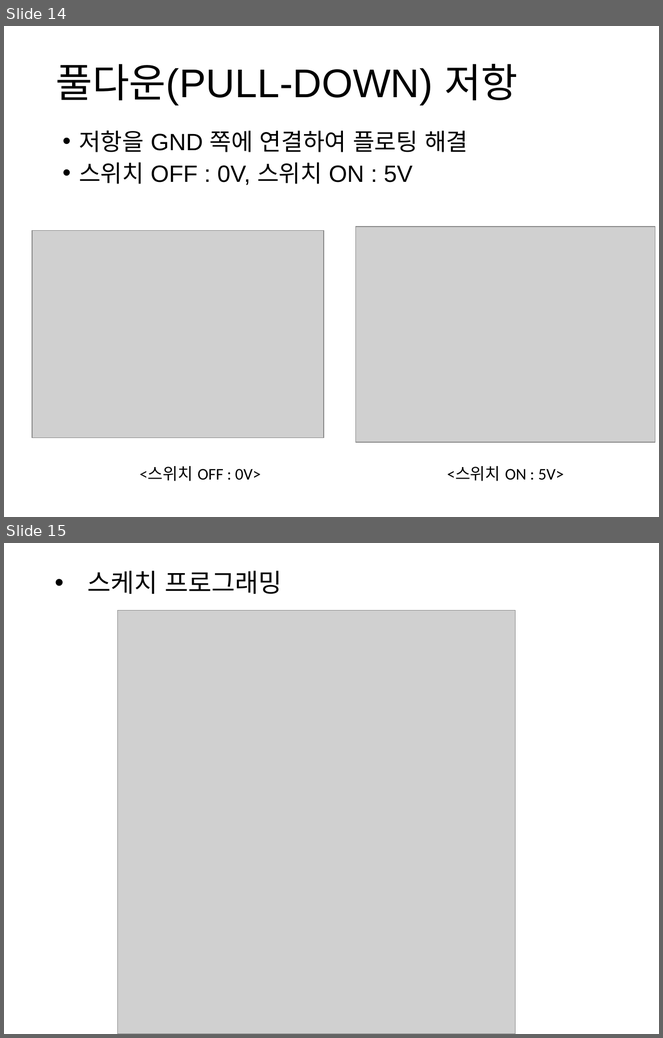
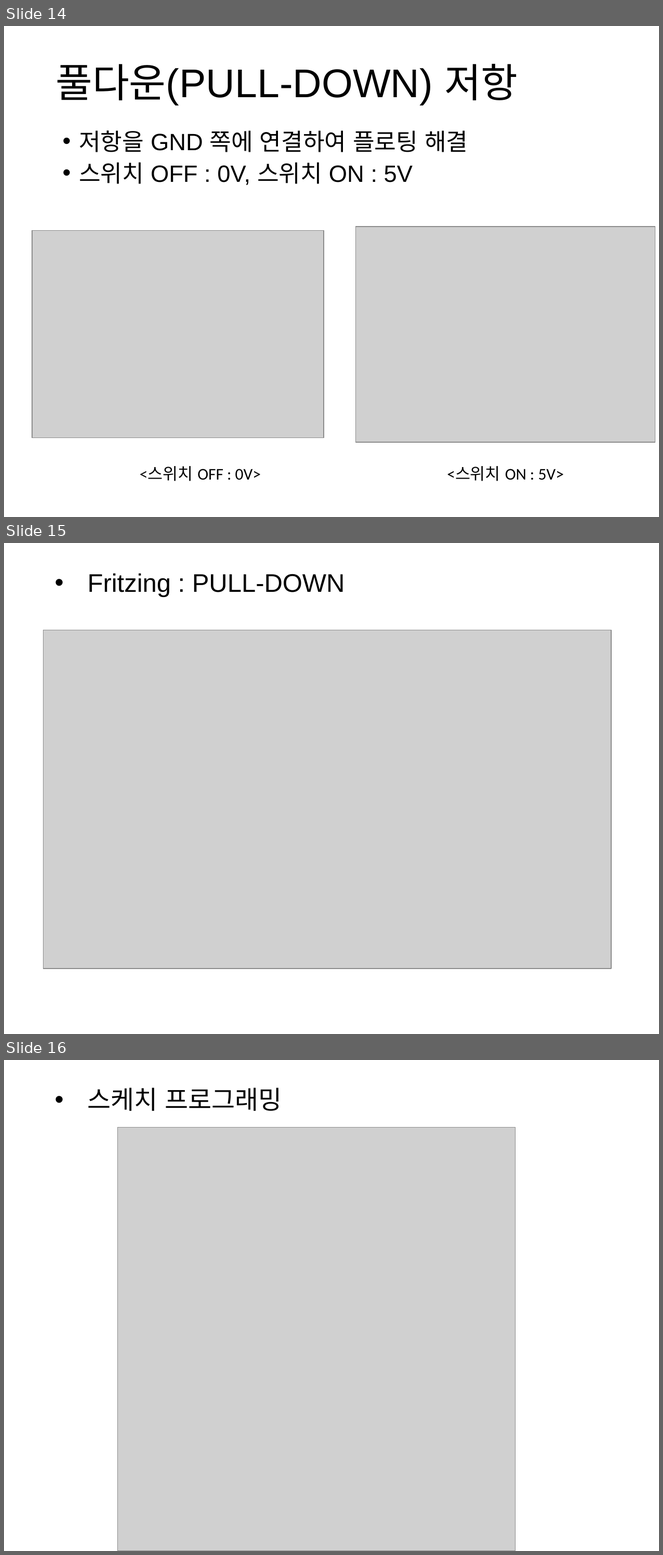
Before and after one commit to iot2019/Week04, a slide deck: Week04.pptx. Shown one above the other, each under a label of ours: slides 14 and 15 before the commit, slides 14, 15 and 16 after it. The pictures are 663x1038 and 663x1555 pixels, drawn with LibreOffice and Linux fonts; fonts in the diff are those of the drawing; grey boxes stand for pictures. Boxes give left, top, right and bottom in pixels: in the first picture for what was removed or moved away, otherwise in the second. Text is boxed around its words. In the diff, an @@ line names an element or a change of style, - is before the commit and + after.

Commit message:
풀다운 fritzing 추가

```diff
--- a/Week04.pptx
+++ b/Week04.pptx
@@ slide 15 added at box(4, 543, 659, 1034), background #FFFFFF @@
@@ title added at box(88, 573, 345, 597), 28 pt, text #000000 @@
+• Fritzing : PULL-DOWN
@@ picture added at box(44, 630, 611, 969) @@
@@ what was slide 15 is now slide 16 @@
```
Also in this commit, not shown: 4 slides changed, 1 other file.
